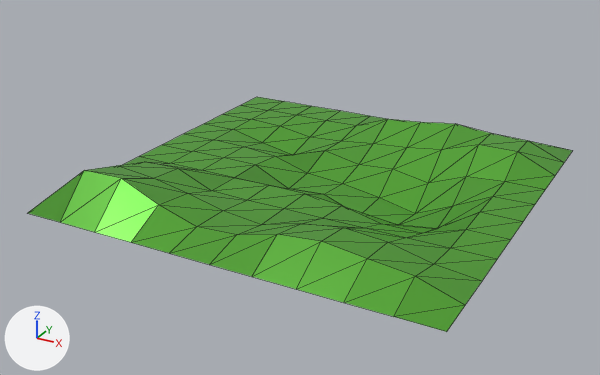
The glTF model assets/models/kusa1.glb: old version first, new version second.
Camera for both pictures: a 50 mm lens placed at (69.5, -136.1, 65.1), pointed at (-2.7, -5.0, -0.5). Lighting does not change. The marker at lower left points along +X, +Y and +Z. Mesh edges are drawn as thin lines. Where no turn or scale is listed for an object, it has been applied to the vertices. Vertices at the same position are counted once.
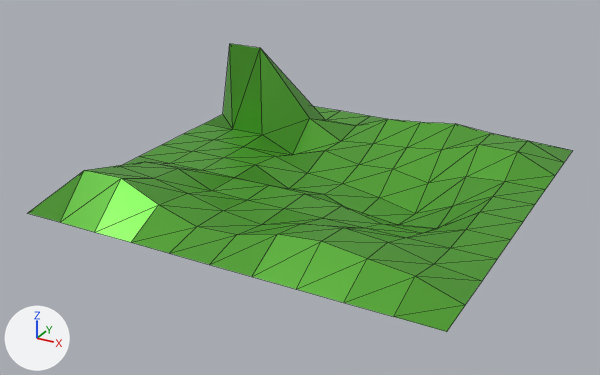
Pixel boxes (x1, y1, x2, y2) of what changed, in the pictures (600 x 375 px; the box of a moved part takes in the faces that stretch with it):
'Plane', reshaped (22% taller)
    before: (28, 97, 573, 332)
    after: (28, 44, 573, 332)
part 1 of me_plane_001, moved or reshaped
    before: (204, 110, 370, 156)
    after: (214, 44, 370, 156)

Edits to the bpy script that builds the scene:
```text
Change me_plane_001:
    where me_plane_001.from_pydata(...)  # 121 vertices, 200 faces; spans x -40.0..40.0, y -40.0..40.0, z -7.0..7.4
    used by ob_plane; location = (0.0, 0.0, 0.0)
    me_plane_001 part 1
    me_plane_001.vertices[100].co: (-16.2, 16.3, -3.6) -> (-16.2, 16.3, -3.5)  # not seen -> pixel (292, 154)
    me_plane_001.vertices[101].co: (-24.0, 16.0, -1.9) -> (-24.0, 16.0, 0.0)  # pixel (262, 142) -> pixel (262, 134)
    me_plane_001.vertices[109].co: (-16.0, 24.0, -1.7) -> (-16.0, 24.0, 2.9)  # pixel (309, 137) -> pixel (309, 118)
    me_plane_001.vertices[110].co: (-24.0, 24.0, -0.4) -> (-24.0, 16.0, 20.1)  # pixel (279, 126) -> pixel (260, 47)
    me_plane_001.vertices[111].co: (-32.0, 24.0, 0.0) -> (-32.0, 16.0, 20.1)  # pixel (250, 119) -> pixel (229, 43)
    me_plane_001.vertices[118].co: (-16.0, 32.0, -0.2) -> (-16.0, 32.0, 0.0)  # pixel (325, 120)
```
